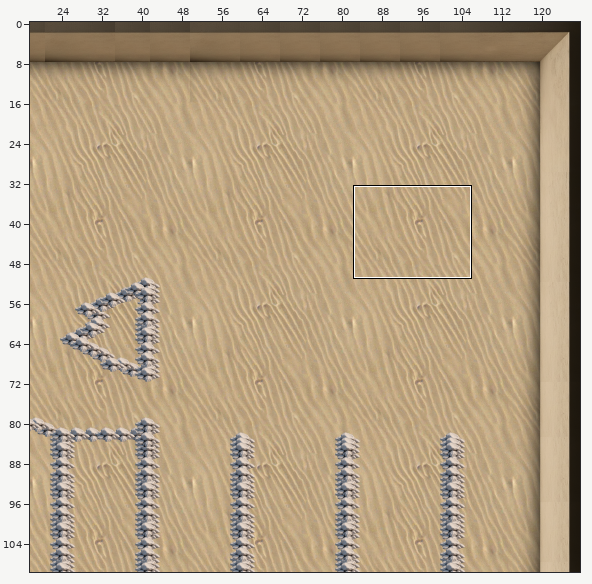
Two states of a Tiled map (JSON), public/tiled/rooms/room-2.json. The first picture is a wide view before the edit; the outline marks the close-up.
Close-up. First the earlier version:
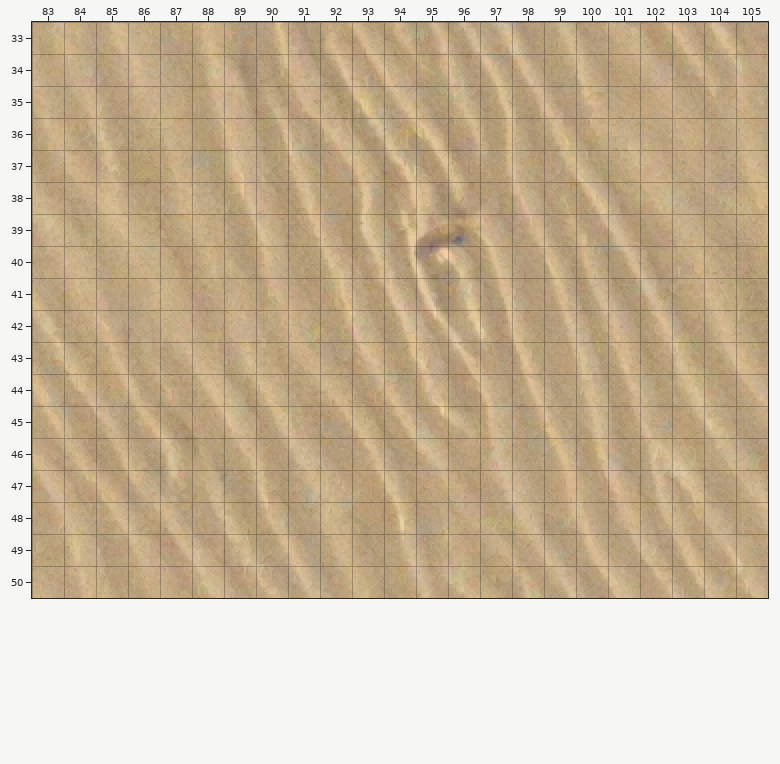
Cells are 16x16 px. Shown: x 83..105, y 33..50. The commit also changed other parts of the map, which this record leaves out.
After the commit:
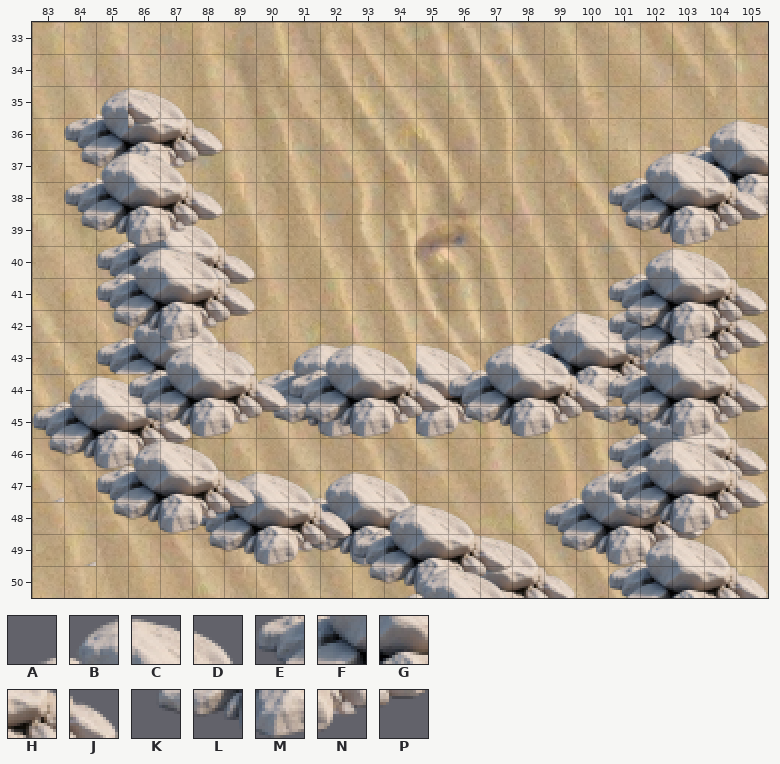
Key: from "obsticles": A 235, B 236, C 237, D 238, E 273, F 274, G 275, H 276, J 277, K 311, L 312, M 313, N 314, P 315.
_ is an empty cell.
What changed:
Layer "obsticles-background":
y 42: x 85..88 ____ -> ABCD; x 98..101 ____ -> ABCD
y 43: x 85..89 _____ -> EFGHJ; x 98..103 ______ -> EFGHJD
y 44: x 83..86 ____ -> ABCD; x 89 _ -> P; x 99..101 ___ -> LMN; x 104 _ -> J
y 45: x 83..87 _____ -> EFGHJ; x 100..104 _____ -> KLMNP
y 46: x 83..87 _____ -> KLMNP
y 47: x 91..94 ____ -> ABCD
y 48: x 91..95 _____ -> EFGHJ
y 49: x 91..93 ___ -> KLM; x 96..98 ___ -> BCD
y 50: x 95..99 _____ -> EFGHJ
Layer "obsticles-midground":
y 35: x 85..87 ___ -> BCD
y 36: x 84..88 _____ -> EFGHJ; x 103..105 ___ -> ABC
y 37: x 84..88 _____ -> KLMNP; x 103..105 ___ -> EFG
y 38: x 104..105 __ -> LM
y 39: x 85..88 ____ -> ABCD
y 40: x 85..89 _____ -> EFGHJ
y 41: x 85 _ -> K; x 88..89 __ -> NP; x 101 _ -> A; x 104 _ -> D
y 42: x 101..105 _____ -> EFGHJ
y 43: x 90..93 ____ -> ABCD; x 95..96 __ -> CD; x 101..105 _____ -> KLMNP
y 44: x 90..91 __ -> EF; x 94..96 ___ -> JGH
y 45: x 90..97 ________ -> KLMNPMNP; x 101..104 ____ -> ABCD
y 46: x 101..105 _____ -> EFGHJ
y 47: x 83 _ -> A; x 88..91 ____ -> ABCD; x 99..101 ___ -> ABC; x 104..105 __ -> NP
y 48: x 88..96 _________ -> EFGHJABCD; x 99..103 _____ -> EFGHJ
y 49: x 88..97 __________ -> KLMNPEFGHJ; x 99..103 _____ -> KLMNP
y 50: x 93..97 _____ -> KLMNP; x 104..105 __ -> CD
Layer "obsticles-foreground":
y 35: x 86 _ -> J
y 36: x 86 _ -> P
y 37: x 85..87 ___ -> BCD; x 101..104 ____ -> ABCD
y 38: x 84..88 _____ -> EFGHJ; x 101..105 _____ -> EFGHJ
y 39: x 84..88 _____ -> KLMNP; x 101..105 _____ -> KLMNP
y 40: x 85..88 ____ -> ABCD; x 101..104 ____ -> ABCD
y 41: x 85..89 _____ -> EFGHJ; x 101..105 _____ -> EFGHJ
y 42: x 85..89 _____ -> KLMNP; x 101..105 _____ -> KLMNP
y 43: x 86..89 ____ -> ABCD; x 91..94 ____ -> ABCD; x 96..99 ____ -> ABCD; x 101..104 ____ -> ABCD
y 44: x 86..105 ____________________ -> EFGHJEFGHJEFGHJEFGHJ
y 45: x 86..105 ____________________ -> KLMNPKLMNPKLMNPKLMNP
y 46: x 85..88 ____ -> ABCD; x 101..104 ____ -> ABCD
y 47: x 85..89 _____ -> EFGHJ; x 101..105 _____ -> EFGHJ
y 48: x 85..89 _____ -> KLMNP; x 101..105 _____ -> KLMNP
y 49: x 84 _ -> A; x 101..104 ____ -> ABCD
y 50: x 94..97 ____ -> ABCD; x 101..105 _____ -> EFGHJ
